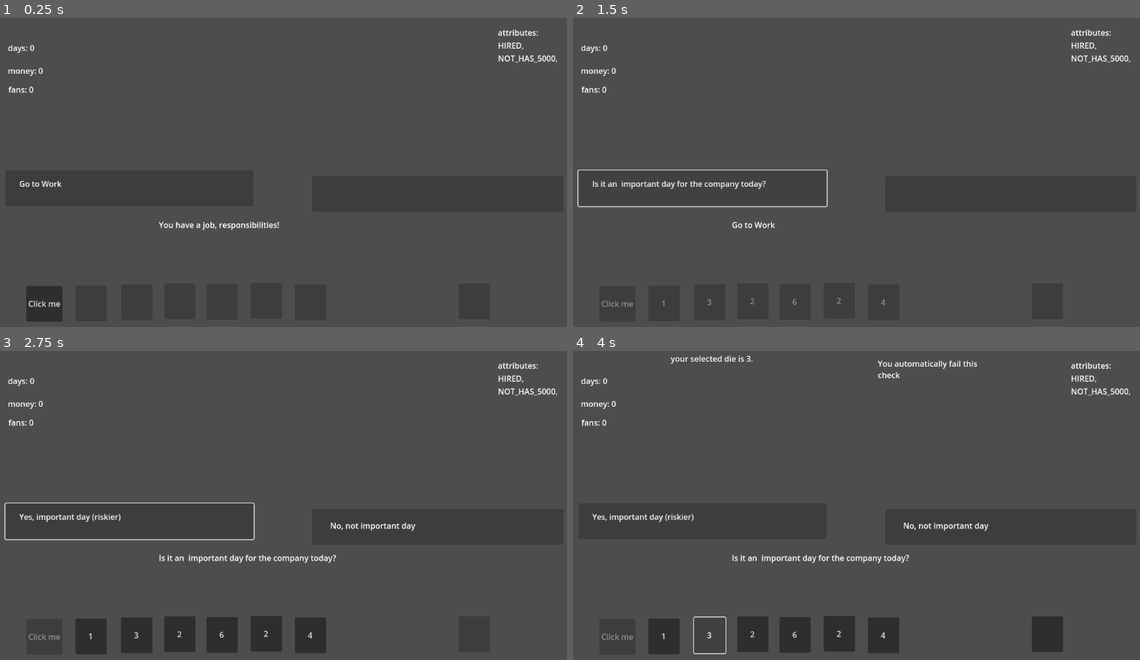
Above: before the commit, frames 1-4 (two rows, left to right).
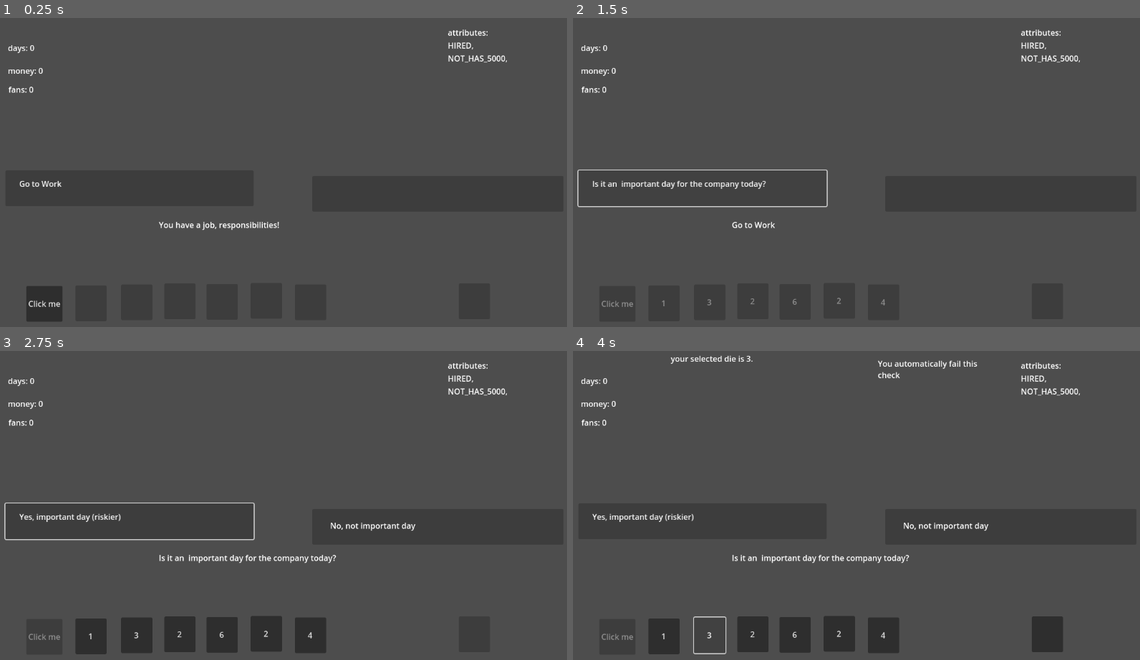
Above: after the commit, the same moments.

Repository: pjsheeha/cantwejuststartaband
Game: Godot game, scene res://UI/ui.tscn
Two runs of this game, one before a commit and one after it. Both use one fixed random seed, a clock stepped at 60 frames per second and the inputs below.
Inputs:
- Up to frame 1 (0.25 s): no input
- Up to frame 2 (1.5 s): click "Click me" at 0.5 s; click "Go to Work" at 1.25 s
- Up to frame 3 (2.75 s): click "Is it an important day for th…" at 2 s
- Up to frame 4 (4 s): click "1" at 2.75 s; click "3" at 3.5 s

The runs differ from the first frame. In frame 1, 0.5% of the frame differs, in the area x 79-99%, y 3-15%; in frame 2, 0.5%; in frame 3, 0.5%; in frame 4, 0.5%.

Commit message:
repeat job loop

Diff:
--- a/UI/Control_UI.gd
+++ b/UI/Control_UI.gd
@@ -19,6 +19,8 @@
 @onready var currentPos = get_node("position-label");
 @onready var winPosition = get_node("option1/win-position");
 @onready var losePosition = get_node("option2/lose-position");
+
+var temp_attr = '';
 var dice;
 var rng;
 var selected = '';
@@ -94,8 +96,9 @@
 			if (attributes.count('HIRED')>0):
 				attributes.remove_at(attributes.find('HIRED'));
 	elif (json_stage["value"] == 1000):
-		if (attributes.count('NEEDS_NOT_MET')==0):	#1000 is NEEDS_NOT_MET
-			attributes.append('NEEDS_NOT_MET');
+		#if (attributes.count('NEEDS_NOT_MET')==0):	#1000 is NEEDS_NOT_MET
+			#attributes.append('NEEDS_NOT_MET');
+		print('Hello')
 	elif (json_stage["value"] == 7430): 	#7430 is HAS_BAND
 		if (attributes.count('HAS_BAND')==0):
 			attributes.append('HAS_BAND');
@@ -158,6 +161,7 @@
 				option2.disabled = false
 		else:
 			automatic_status = "true"
+		temp_attr = 'HAS_INSTRUMENTS'
 
 
 	elif (json_stage["value"] == 8055): #BOSS
@@ -176,6 +180,7 @@
 				option2.disabled = false
 		else:
 			automatic_status = "true"
+		temp_attr = 'BOSS'
 	elif (json_stage["value"] == 30763): #CONCERT
 		inflation_value_result(5000)
 		if money > 5000+inflation_value:
@@ -187,6 +192,7 @@
 			option1.disabled = true
 			option2.disabled = false
 			automatic_status = "false"
+		temp_attr = 'CONCERT'
 	elif (json_stage["value"] == 2244): #NEEDS_MET
 		inflation_value_result(600)
 
@@ -194,8 +200,7 @@
 		if money >= 600+inflation_value:
 			print('opt1disabledfalse')
 			temp_money = 600+inflation_value
-			if (attributes.count('NEEDS_MET')==0):
-				attributes.append('NEEDS_MET');
+
 			option1.disabled = false
 			option2.disabled = false
 			automatic_status = "true"
@@ -204,17 +209,42 @@
 			option1.disabled = true
 			option2.disabled = false
 			automatic_status = "false"
+		temp_attr = 'NEEDS_MET'
 
 	currentPos.text = json_stage['title'];
+
+
+
+	print(dieDailyArchive);
+	for d in dieDailyArchive:
+
+
+		dice[d].disabled = true
+	if money < 5000:
+		if (attributes.count('NOT_HAS_5000')==0):
+			attributes.append('NOT_HAS_5000');
+
+	if money >= 5000:
+		if (attributes.count('NOT_HAS_5000')>0):
+			attributes.remove_at(attributes.find('NOT_HAS_5000'));
+
+	var fullAttr = "";
+	for at in attributes:
+		fullAttr+= at+ ', \n';
+
+	attributesLabel.text = "attributes: \n" + fullAttr
+	fansLabel.text = "fans: "+str(fans);
+	moneyLabel.text = "money: "+ str(money);
+	daysLabel.text = "days: "+str(days);
 
 	if (json_stage["myId"] ==23):
 		direction = -1
 	if (json_stage["myId"] >25):
 		direction = 1
 	if (json_stage["myId"] == 24):
-
-		if (attributes.has("NEEDS_NOT_MET")):
-			attributes.remove_at(attributes.find('NEEDS_NOT_MET'));
+		roll_daily_rolled = false
+		if (attributes.has("NEEDS_MET")):
+			attributes.remove_at(attributes.find('NEEDS_MET'));
 		else:
 			var opop = 0
 			var goalToDelete = randi() % dice.size();
@@ -228,34 +258,6 @@
 			o.text = ''
 		dieDailyArchive.clear();
 		initialRoll();
-
-	print(dieDailyArchive);
-	for d in dieDailyArchive:
-
-
-		dice[d].disabled = true
-	if money < 5000:
-		if (attributes.count('NOT_HAS_5000')==0):
-			attributes.append('NOT_HAS_5000');
-
-	if money >= 5000:
-		if (attributes.count('NOT_HAS_5000')>0):
-			attributes.remove_at(attributes.find('NOT_HAS_5000'));
-
-	var fullAttr = "";
-	for at in attributes:
-		fullAttr+= at+ ', \n';
-
-	attributesLabel.text = "attributes: \n" + fullAttr
-	fansLabel.text = "fans: "+str(fans);
-	moneyLabel.text = "money: "+ str(money);
-	daysLabel.text = "days: "+str(days);
-	if (dieDailyArchive.size() >= 6):
-		current_json_id = 24;
-		days +=1;
-		dieDailyArchive.clear();
-		roll_daily_rolled = false
-
 	#
 	#automatic_status = "none"
 #	pass
@@ -347,24 +349,32 @@
 		print('dio', dieIndex)
 		dieDailyArchive.append(dieIndex);
 		if (opt == 1):
+
 			current_json_id += (direction);
 		elif (opt == 2):
 			current_json_id += -1*direction;
 	if (json_stage["type"] == 'payout'):
 		print(automatic_status);
-		if (automatic_status == 'true'):
+		if (opt == 1):
 			money -= temp_money
-			if (json_stage["spacesForward"]==0):
-				current_json_id += 1*direction;
-			else:
-				current_json_id += json_stage["spacesForward"]
-
-		elif (automatic_status == 'false'):
-			print(current_json_id -(1*direction))
-			if (json_stage["spacesForward"]==0):
-				current_json_id += -1*direction;
-			else:
-				current_json_id += json_stage["spacesForward"]
+			if (attributes.count(temp_attr)==0):
+				attributes.append(temp_attr);
+			current_json_id += direction;
+		elif (opt == 2):
+			current_json_id += -1*direction;
+		#if (automatic_status == 'true'):
+
+		#	if (json_stage["spacesForward"]==0):
+		#		current_json_id += 1*direction;
+		#	else:
+		#		current_json_id += json_stage["spacesForward"]
+
+		#elif (automatic_status == 'false'):
+		#	print(current_json_id -(1*direction))
+		#	if (json_stage["spacesForward"]==0):
+		#		current_json_id += -1*direction;
+		#	else:
+		#		current_json_id += json_stage["spacesForward"]
 
 		#if (money >= temp_money):
 		#	if (opt == 1):
@@ -389,7 +399,11 @@
 
 
 
-
+	if (dieDailyArchive.size() >= 6):
+		current_json_id = 24;
+		days +=1;
+		dieDailyArchive.clear();
+		roll_daily_rolled = false
 	setupAll();
 
 
@@ -439,7 +453,7 @@
 
 
 func _button_pressed_die_selected(di):
-	dieIndex = di;
+
 	if (dice[di].text != selected or selected == ''):
 		dieVal = int(diceVals[di])
 		dieIndex = di;
@@ -449,6 +463,10 @@
 		dieIndex = -1;
 
 		selected = ''
+	elif ( dieIndex != di):
+		dieIndex = di;
+		dieVal = int(diceVals[di])
+		selected = str(diceVals[di])
 	if (selected != ''):
 		selectedText.text = 'your selected die is '+selected+ '.';
 		yourdie.disabled = false
--- a/UI/ui.tscn
+++ b/UI/ui.tscn
@@ -159,8 +159,8 @@
 [node name="attributes" type="Label" parent="Control2"]
 layout_mode = 1
 anchors_preset = -1
-offset_left = 1013.0
+offset_left = 912.0
 offset_top = 22.0
 offset_right = 1129.0
-offset_bottom = 242.0
+offset_bottom = 307.0
 text = "attributes: "
